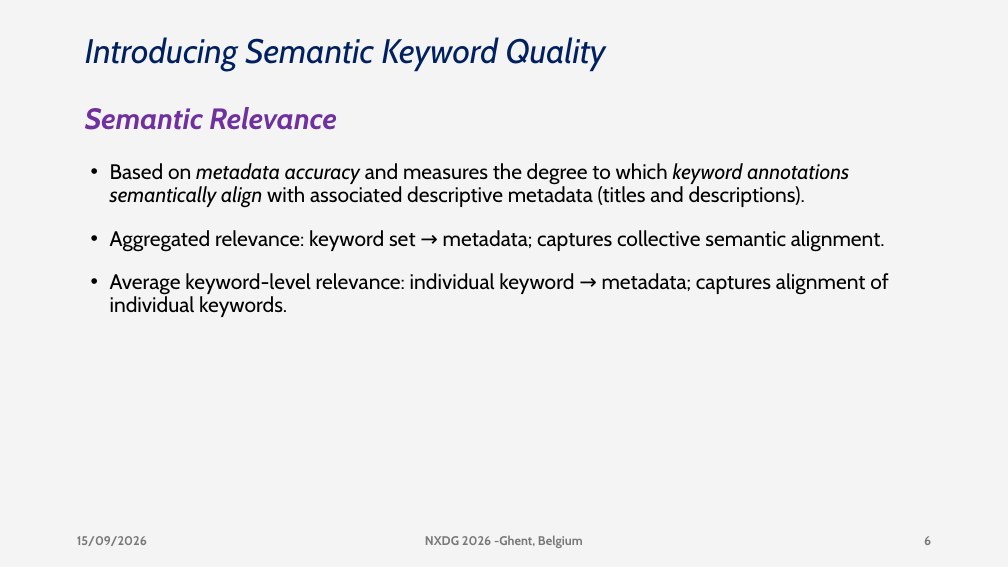
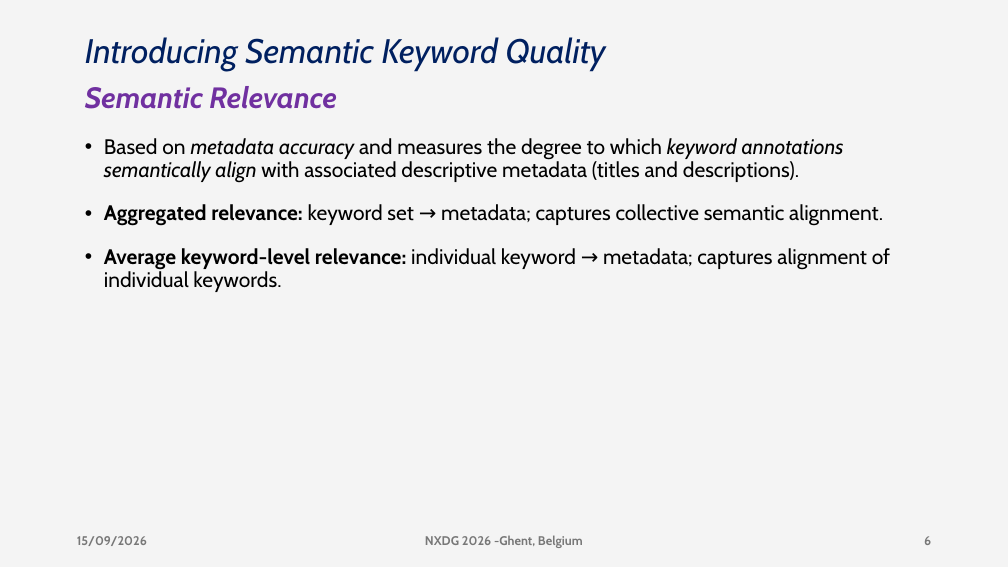
Before and after one commit to DeperiasKerre/deperiaskerre.github.io, a slide deck: slide 6 of slides/nxdg_2026_Deperias.pptx. Drawn at 1008x567 pixels with LibreOffice and Linux fonts; fonts in the diff are those of the drawing. Boxes give left, top, right and bottom in pixels: in the first picture for what was removed or moved away, otherwise in the second. Text is boxed around its words. In the diff, an @@ line names an element or a change of style, - is before the commit and + after.

```diff
--- a/slides/nxdg_2026_Deperias.pptx
+++ b/slides/nxdg_2026_Deperias.pptx
@@ text "Semantic Relevance": place and size @@
-text "Semantic Relevance" at [85, 107, 336, 130]
+text "Semantic Relevance" at [85, 86, 336, 109]
@@ text "Based on metadata accuracy and ...": place and size @@
-text "Based on metadata accuracy and ..." at [110, 163, 888, 317]
+text "Based on metadata accuracy and ..." at [104, 138, 890, 292]
@@ text at [104, 204, 890, 292]: bold on in "Aggregated relevance:", "Average keyword-level relevance:" @@
```
Also in this commit, not shown: 7 other slides changed.
